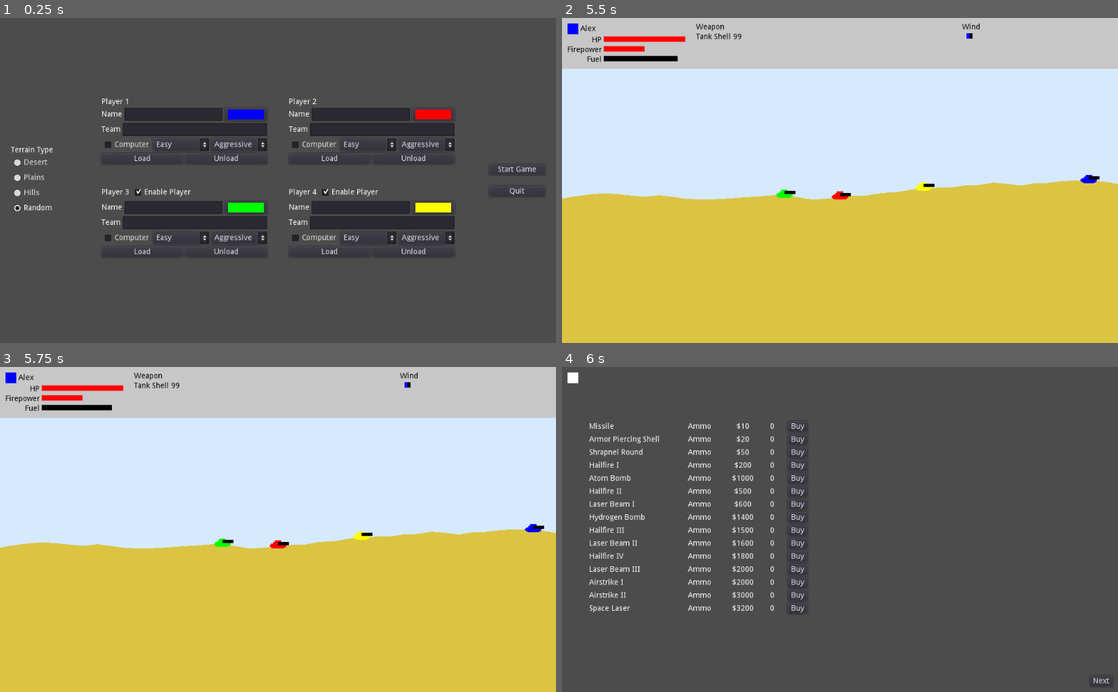
Above: before the commit, frames 1-4 (two rows, left to right).
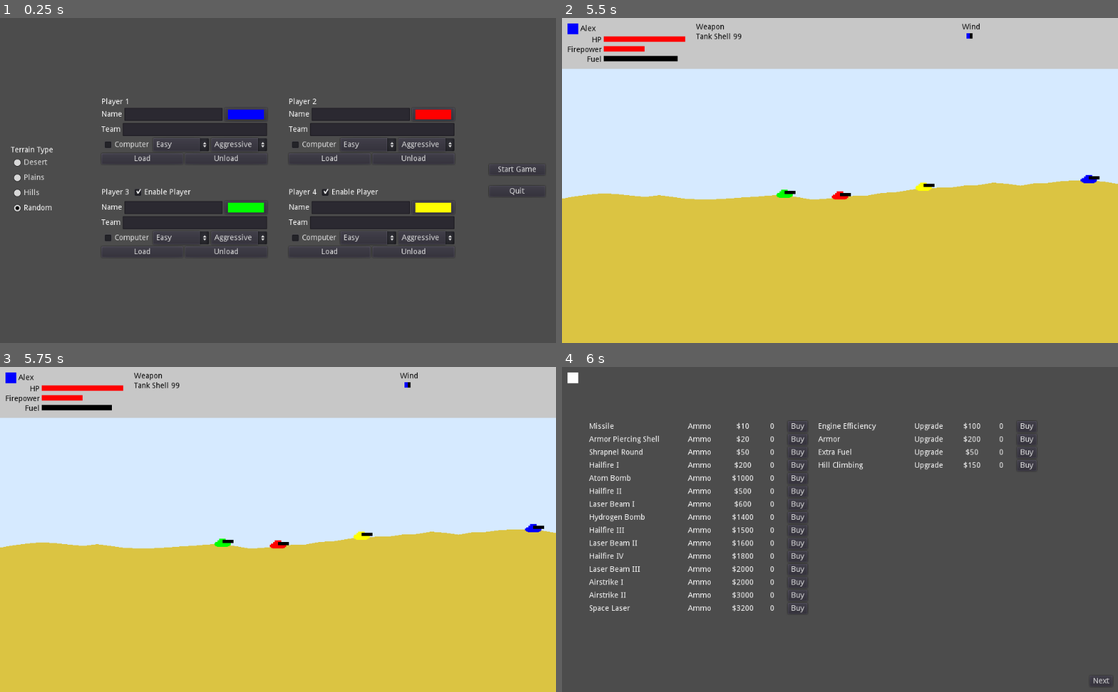
Above: after the commit, the same moments.

Repository: Arc676/Tanks-Godot
Game: Godot game, scene res://Scenes/Screens/Main Menu.tscn
Same seed, same stepped clock (60 frames per second), same inputs: the game is played once before the commit and once after it.
Inputs (mouse positions are in pixels of both pictures, inside the frame that each line leads up to):
- Up to frame 1 (0.25 s): no input
- Up to frame 2 (5.5 s): click (734, 115) at 0.52 s; type "Alex" at 0.6 s; click (756, 128) at 0.75 s; type "12" at 0.83 s; click (923, 115) at 0.98 s; type "Alex" at 1.07 s; click (945, 128) at 1.27 s; type "12" at 1.35 s; click (734, 206) at 1.5 s; type "Alex" at 1.58 s; click (756, 222) at 1.73 s; type "12" at 1.82 s; click (923, 206) at 2.02 s; type "Alex" at 2.1 s; click (945, 222) at 2.25 s; type "12" at 2.33 s; click "Easy" at 2.75 s; click "Easy" at 3.5 s; click "Start Game" at 4.25 s; tap Enter at 5 s; move the mouse to (962, 164) at 5.02 s; hold Right (ui_right) from 5.03 s (still down); click (962, 164) at 5.1 s; tap Up (ui_up) at 5.27 s
- Up to frame 3 (5.75 s): keep holding Right (ui_right)
- Up to frame 4 (6 s): keep holding Right (ui_right); move the mouse to (728, 545) at 5.77 s; tap Space (fire) at 5.85 s

Frames 1-3 are identical in both runs. In frame 4, 0.7% of the frame differs, in the area x 46-85%, y 17-32%.
Error before the commit: Invalid get index 'color' (on base: 'previously freed instance'). (res://Scripts/Screens/Store.gd:43)
Error after the commit: Invalid get index 'color' (on base: 'previously freed instance'). (res://Scripts/Screens/Store.gd:51)

Commit message:
Add upgrades to store
Can purchase upgrades (TODO: some have no effect yet)

Diff:
--- a/Scenes/Screens/Store.tscn
+++ b/Scenes/Screens/Store.tscn
@@ -43,6 +43,7 @@
 margin_top = -200.0
 margin_right = -50.0
 margin_bottom = -200.0
+custom_constants/separation = 20
 __meta__ = {
 "_edit_use_anchors_": false
 }
@@ -50,12 +51,12 @@
 [node name="Weapons" type="VBoxContainer" parent="Categories"]
 
 [node name="Upgrades" type="VBoxContainer" parent="Categories"]
-margin_left = 4.0
-margin_right = 4.0
+margin_left = 20.0
+margin_right = 20.0
 
 [node name="Items" type="VBoxContainer" parent="Categories"]
-margin_left = 8.0
-margin_right = 8.0
+margin_left = 40.0
+margin_right = 40.0
 
 [node name="Controls" type="HBoxContainer" parent="."]
 anchor_top = 1.0
--- a/Scripts/Entities/Tank.gd
+++ b/Scripts/Entities/Tank.gd
@@ -56,7 +56,12 @@
 }
 
 # Upgrades
-var upgrades = [0, 0, 0, 0]
+var upgrades = {
+	"Engine Efficiency" : 0,
+	"Armor" : 0,
+	"Extra Fuel" : 0,
+	"Hill Climbing" : 0
+}
 
 # Items
 var activeShield = null
@@ -108,10 +113,23 @@
 		money -= price
 		if type == "Ammo":
 			weapons[name] = weapons.get(name, 0) + 1
+		elif type == "Upgrade":
+			upgrades[name] += 1
+			var effect = Items.UPGRADE_PROPERTIES[name]["effect"]
+			if name == "Engine Efficiency":
+				engineEfficiency *= effect
+			elif name == "Armor":
+				armor *= effect
+			elif name == "Hill Climbing":
+				maxHillClimb *= effect
+			else:
+				startingFuel += effect
 
 func getAmountOwned(name, type):
 	if type == "Ammo":
 		return weapons.get(name, 0)
+	elif type == "Upgrade":
+		return upgrades[name]
 
 func takeDamage(dmg):
 	if activeShield:
--- a/Scripts/Screens/Store.gd
+++ b/Scripts/Screens/Store.gd
@@ -22,6 +22,12 @@
 
 signal refresh(player)
 
+func itemSetup(entry, name, type, price):
+	entry.loadProperties(name, type, price)
+	# warning-ignore:return_value_discarded
+	self.connect("refresh", entry, "updateAmt")
+	entry.connect("itemPurchased", self, "refreshBalance")
+
 func _ready():
 	for name in Weapons.WEAPON_PROPERTIES:
 		if name == "Tank Shell":
@@ -29,10 +35,12 @@
 		var data = Weapons.WEAPON_PROPERTIES[name]
 		var entry = storeItem.instance()
 		$Categories/Weapons.add_child(entry)
-		entry.loadProperties(name, "Ammo", data["price"])
-		# warning-ignore:return_value_discarded
-		self.connect("refresh", entry, "updateAmt")
-		entry.connect("itemPurchased", self, "refreshBalance")
+		itemSetup(entry, name, "Ammo", data["price"])
+	for name in Items.UPGRADE_PROPERTIES:
+		var data = Items.UPGRADE_PROPERTIES[name]
+		var entry = storeItem.instance()
+		$Categories/Upgrades.add_child(entry)
+		itemSetup(entry, name, "Upgrade", data["price"])
 	setPlayer(0)
 
 func refreshBalance():
--- /dev/null
+++ b/Scripts/Singletons/Items.gd
@@ -0,0 +1,43 @@
+# Copyright (C) 2021 Arc676/Alessandro Vinciguerra <alesvinciguerra@gmail.com>
+
+# This program is free software: you can redistribute it and/or modify
+# it under the terms of the GNU General Public License as published by
+# the Free Software Foundation (version 3)
+
+# This program is distributed in the hope that it will be useful,
+# but WITHOUT ANY WARRANTY; without even the implied warranty of
+# MERCHANTABILITY or FITNESS FOR A PARTICULAR PURPOSE.  See the
+# GNU General Public License for more details.
+
+# You should have received a copy of the GNU General Public License
+# along with this program.  If not, see <http://www.gnu.org/licenses/>.
+
+extends Node
+
+const UPGRADE_PROPERTIES = {
+	"Engine Efficiency" : {
+		"effect" : 1.1,
+		"price" : 100
+	},
+	"Armor" : {
+		"effect" : 1.1,
+		"price" : 200
+	},
+	"Extra Fuel" : {
+		"effect" : 20,
+		"price" : 50
+	},
+	"Hill Climbing" : {
+		"effect" : 1.2,
+		"price" : 150
+	}
+}
+
+var _loaded = false
+
+func _enter_tree():
+	if Items._loaded:
+		printerr("Error: Weapons is an AutoLoad singleton and it shouldn't be instanced elsewhere.")
+		printerr("Please delete the instance at: " + get_path())
+	else:
+		Items._loaded = true
--- a/project.godot
+++ b/project.godot
@@ -28,6 +28,7 @@
 
 Globals="*res://Scripts/Singletons/Globals.gd"
 Weapons="*res://Scripts/Singletons/Weapons.gd"
+Items="*res://Scripts/Singletons/Items.gd"
 
 [input]
 
